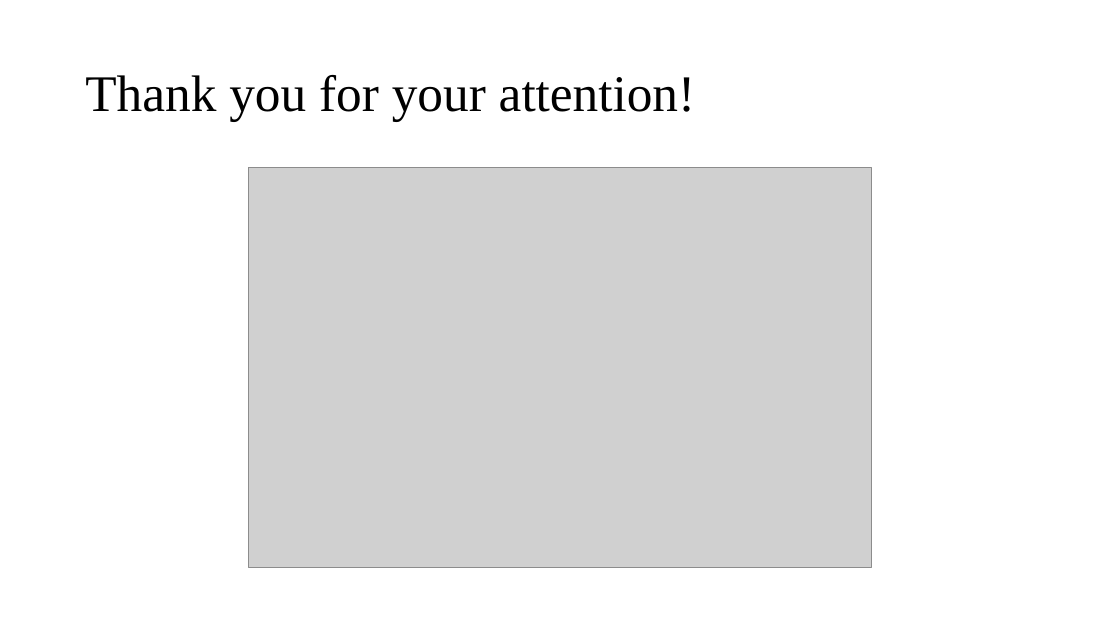
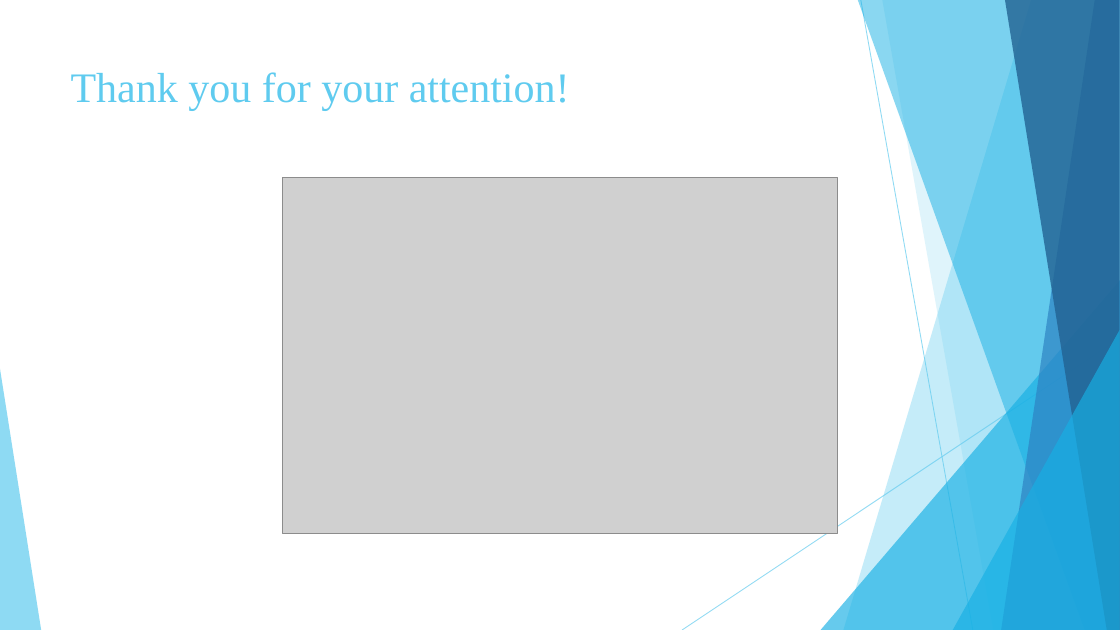
Before and after one commit to BalaWW/NetWorks, a slide deck: slide 13 of NetWorks Presentation.pptx. Drawn at 1120x630 pixels with LibreOffice and Linux fonts; fonts in the diff are those of the drawing; grey boxes stand for pictures. Boxes give left, top, right and bottom in pixels: in the first picture for what was removed or moved away, otherwise in the second. Text is boxed around its words. In the diff, an @@ line names an element or a change of style, - is before the commit and + after.

```diff
--- a/NetWorks Presentation.pptx
+++ b/NetWorks Presentation.pptx
@@ title "Thank you for your attention!" moved from (x1=85, y1=75, x2=695, y2=121) to (x1=71, y1=72, x2=570, y2=110) @@
@@ title "Thank you for your attention!" at (x1=71, y1=72, x2=570, y2=110): size 44 to 36 pt, text colour #000000 to #5FCBEF; line spacing 0.9 to 1; vertical alignment middle to top @@
@@ picture resized from (x1=249, y1=168, x2=871, y2=568) to (x1=282, y1=177, x2=838, y2=534) @@
@@ group added at (x1=0, y1=0, x2=1120, y2=630): 5 freeform shapes, 3 triangles, 2 lines @@
```
Also in this commit, not shown: 12 other slides changed, 2 other files.
